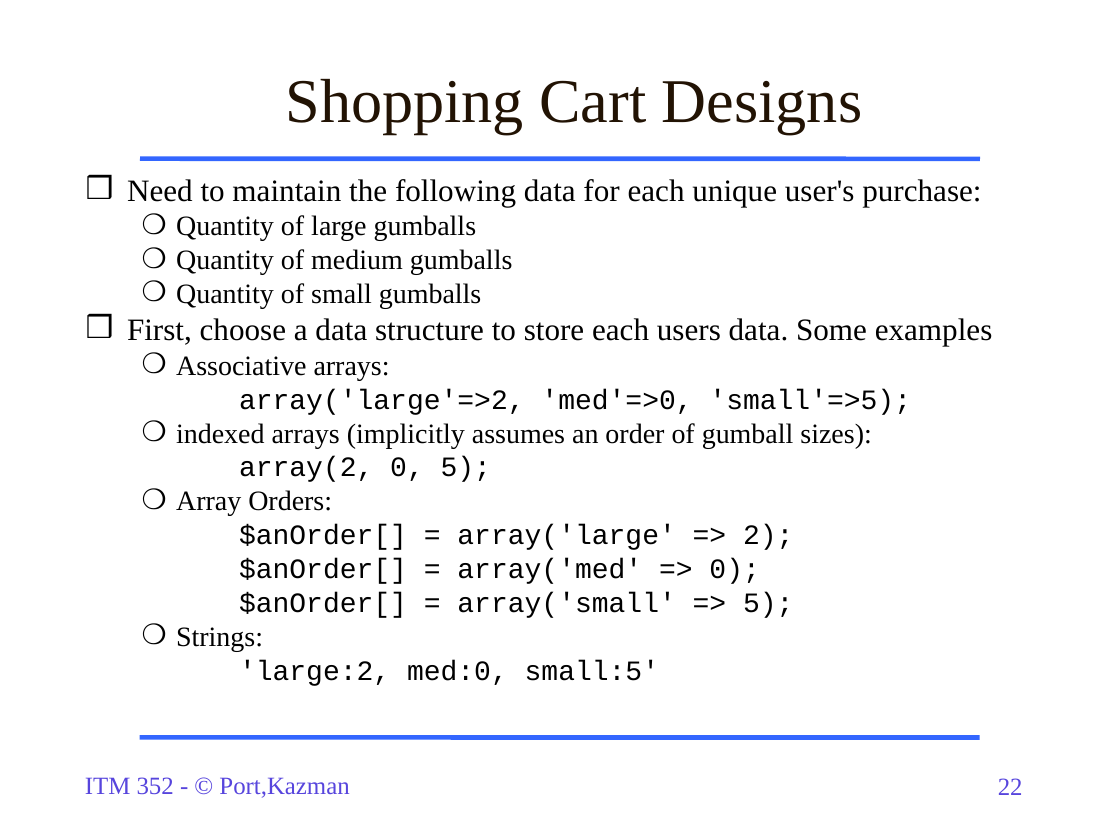
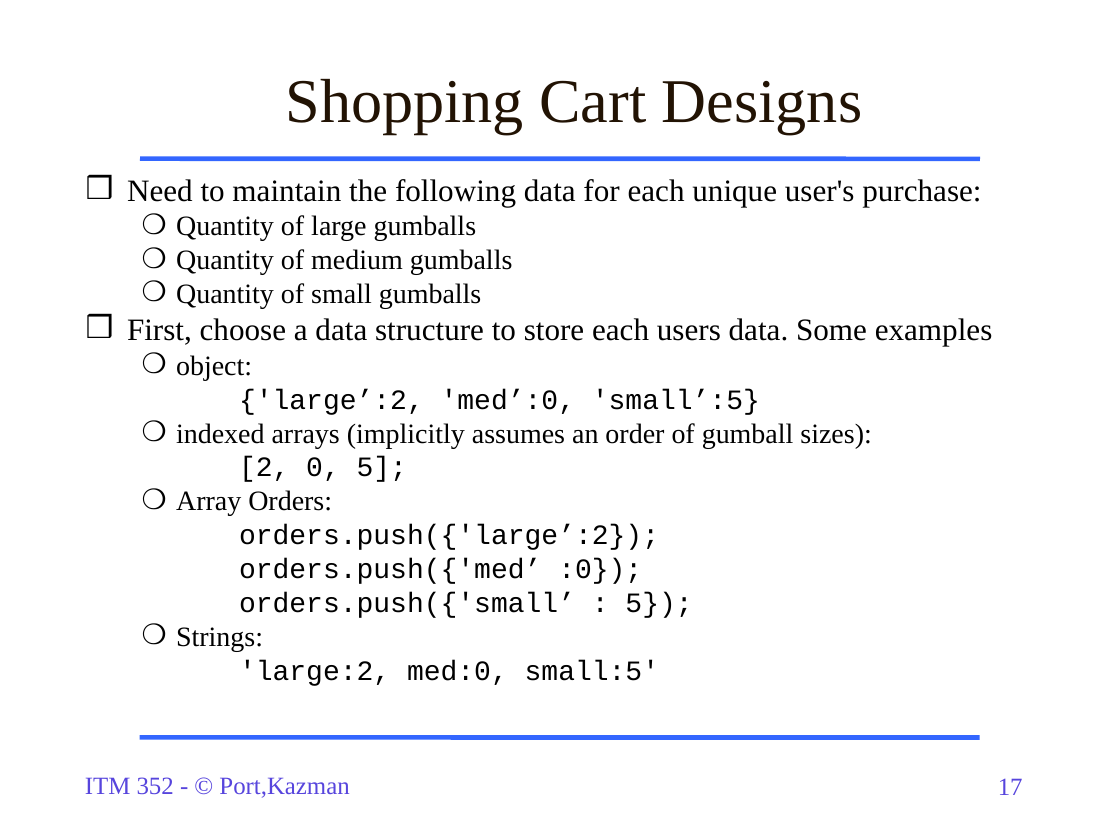
Before and after one commit to dport96/ITM352, a slide deck: slide 17 of morea/170.Cookies-Sessions/ITM352_Cookies_Sessions.ppt (slide 22 before the commit). Drawn at 1120x840 pixels with LibreOffice and Linux fonts; fonts in the diff are those of the drawing. Boxes give left, top, right and bottom in pixels: in the first picture for what was removed or moved away, otherwise in the second. Text is boxed around its words. In the diff, an @@ line names an element or a change of style, - is before the commit and + after.

```diff
--- a/morea/170.Cookies-Sessions/ITM352_Cookies_Sessions.ppt
+++ b/morea/170.Cookies-Sessions/ITM352_Cookies_Sessions.ppt
@@ text at <box>176,355,760,415</box>: text changed @@
-  ❍ Associative arrays:
-array('large'=>2, 'med'=>0, 'small'=>5);
+  ❍ object:
+{'large’:2, 'med’:0, 'small’:5}
@@ text at <box>239,457,407,482</box>: text changed @@
-array(2, 0, 5);
+[2, 0, 5];
@@ text at <box>239,524,692,618</box>: text changed @@
-$anOrder[] = array('large' => 2);
-$anOrder[] = array('med' => 0);
-$anOrder[] = array('small' => 5);
+orders.push({'large’:2});
+orders.push({'med’ :0});
+orders.push({'small’ : 5});
@@ page number at <box>998,778,1023,795</box>: text changed @@
-22
+17
```
Also in this commit, not shown: 5 other slides changed, 2 slides added, 8 slides removed, 1 other file.
